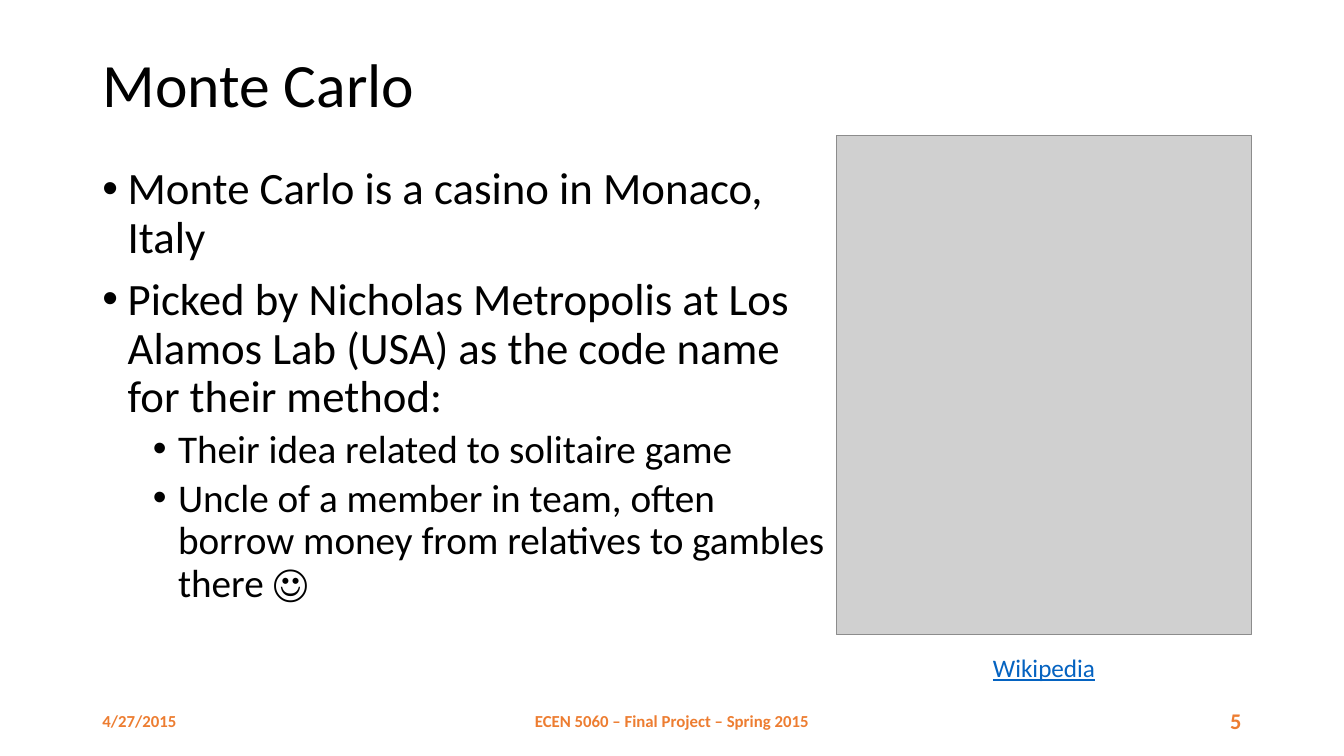
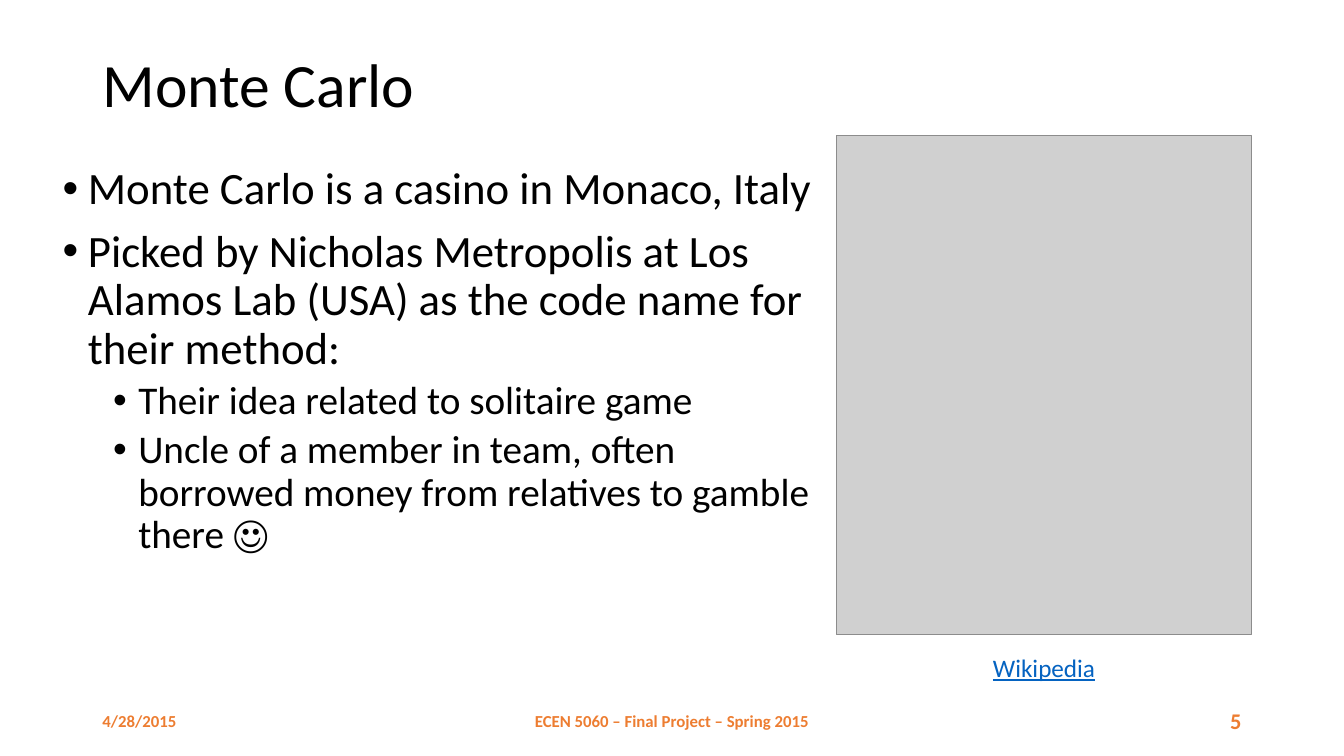
Before and after one commit to danhtuan/jdmcmc-mpi, a slide deck: slide 5 of report/Parallel MCMC.pptx. Drawn at 1344x756 pixels with LibreOffice and Linux fonts; fonts in the diff are those of the drawing; grey boxes stand for pictures; background and template pictures are left out. Boxes give left, top, right and bottom in pixels: in the first picture for what was removed or moved away, otherwise in the second. Text is boxed around its words. In the diff, an @@ line names an element or a change of style, - is before the commit and + after.

Commit message:
- add one slide

```diff
--- a/report/Parallel MCMC.pptx
+++ b/report/Parallel MCMC.pptx
@@ text "Monte Carlo is a casino ...": place and size @@
-text "Monte Carlo is a casino ..." at bbox=[128, 173, 824, 598]
+text "Monte Carlo is a casino ..." at bbox=[88, 173, 811, 549]
@@ text at bbox=[138, 435, 809, 549]: text changed @@
-  • Uncle of a member in team, often borrow money from relatives to gambles there ☺
+  • Uncle of a member in team, often borrowed money from relatives to gamble there ☺
@@ text at bbox=[102, 715, 176, 728]: text changed @@
-4/27/2015
+4/28/2015
```
Also in this commit, not shown: 31 other slides changed, 2 slides added, 1 slide removed.
